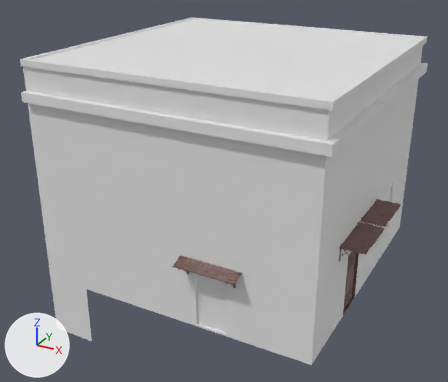
One commit to the FBX model Assets/hml_zhenya/ENVIRONMENT/models/HOTRUN_PIZZA_4.fbx: the scene before it, then after it.
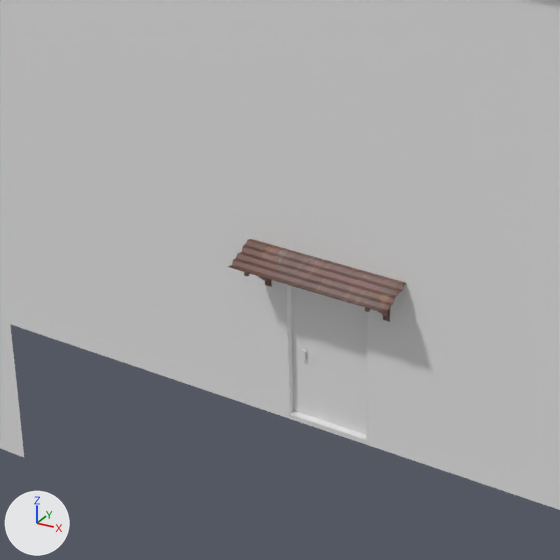
The first picture shows the older version from a 50 mm lens placed at (215.77, 154.03, 10.62), pointed at (206.73, 170.47, 2.41). The close-ups show both versions on the part from 18% to 68% of the width and 42% to 100% of the height of that picture; other places that the commit changed are outside them. Every picture has the same lights, and +X, +Y and +Z are marked at lower left. Where no turn or scale is listed for an object, it has been applied to the vertices.

Objects in the first close-up: '3*3.2187', '3*3.2188', '3*3.2189', '3*3.2192', '3*3.2193', '3*3.2194', '3*3.2195', '3*3.2196', '3*3.2518'.
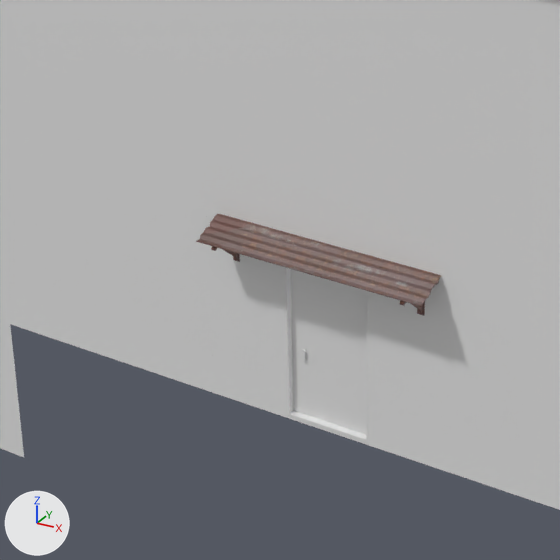
Diff of the bpy script that builds the scene:
```diff
--- a/Assets/hml_zhenya/ENVIRONMENT/models/HOTRUN_PIZZA_4.fbx.py
+++ b/Assets/hml_zhenya/ENVIRONMENT/models/HOTRUN_PIZZA_4.fbx.py
@@ me_cube_726 @@
 me_cube_726.from_pydata(...)  # 288 vertices, 462 faces; spans x -0.96..0.96, y -0.44..0.03, z 1.6..2.13
 # used by ob_3_3_2196; location = (208.5, 166.5, 0.05)
+# me_cube_726 part 1: the loose piece of 24 vertices spanning x -0.74..-0.71, y -0.37..0.0, z 1.67..2.0 is moved by (-0.4, 0.0, 0.2)
+# me_cube_726 part 2: the loose piece of 36 vertices spanning x -0.77..-0.68, y -0.03..0.0, z 1.6..2.1 is moved by (-0.4, 0.0, 0.2)
+# me_cube_726 part 3: the loose piece of 128 vertices spanning x -0.96..0.96, y -0.44..0.0, z 1.99..2.13 is scaled about its middle by (1.43, 1, 1), then moved by (0.0, 0.0, 0.2)
+# me_cube_726 part 4: the loose piece of 20 vertices spanning x 0.7..0.74, y -0.44..0.03, z 1.95..2.12 is moved by (0.4, 0.0, 0.2)
+# me_cube_726 part 5: the loose piece of 36 vertices spanning x 0.68..0.76, y -0.03..0.0, z 1.6..2.1 is moved by (0.4, 0.0, 0.2)
+# me_cube_726 part 6: the loose piece of 24 vertices spanning x 0.71..0.73, y -0.37..0.0, z 1.67..2.0 is moved by (0.4, 0.0, 0.2)
 me_cube_726.materials.append(mat_material)
```

Boxes (x1, y1, x2, y2) around the edits, measured in the close-ups (560 x 560 px; the box of a moved part takes in the faces that stretch with it):
'3*3.2196', reshaped (37% wider, 23% taller): before (228, 239, 406, 322); after (196, 214, 441, 316)
part 1 of me_cube_726, moved or reshaped: before (258, 276, 268, 281); after (222, 249, 236, 257)
part 2 of me_cube_726, moved or reshaped: before (265, 279, 272, 287); after (233, 253, 240, 262)
part 3 of me_cube_726, moved or reshaped: before (228, 239, 406, 314); after (196, 214, 441, 307)
part 4 of me_cube_726, moved or reshaped: before (364, 308, 371, 312); after (400, 301, 406, 306)
part 5 of me_cube_726, moved or reshaped: before (383, 308, 390, 322); after (417, 302, 425, 316)
part 6 of me_cube_726, moved or reshaped: before (378, 311, 386, 317); after (410, 303, 421, 311)
